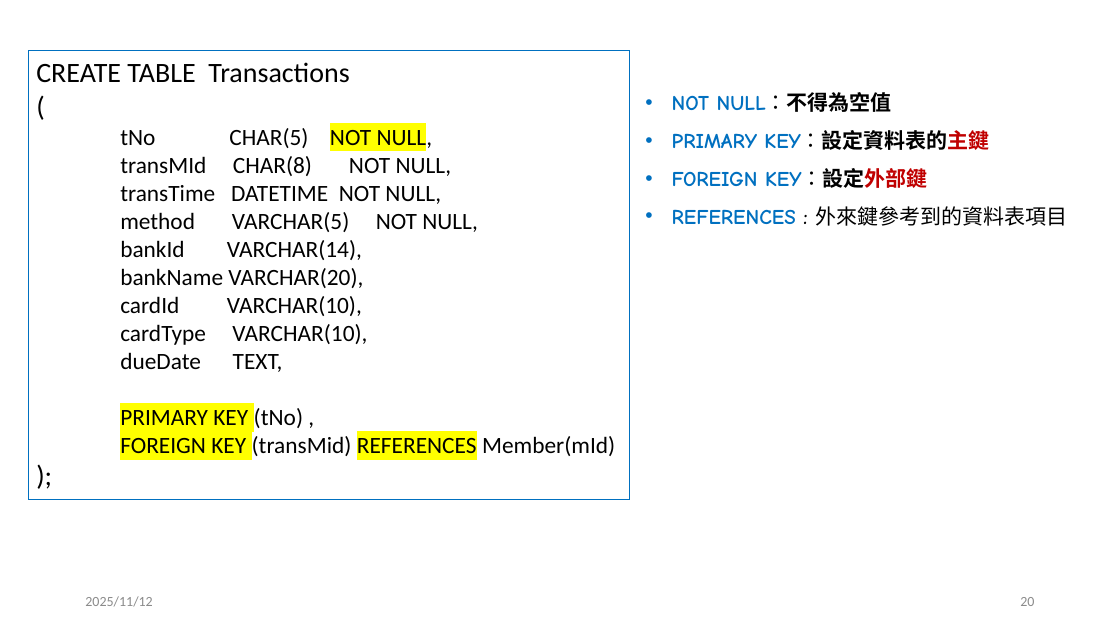
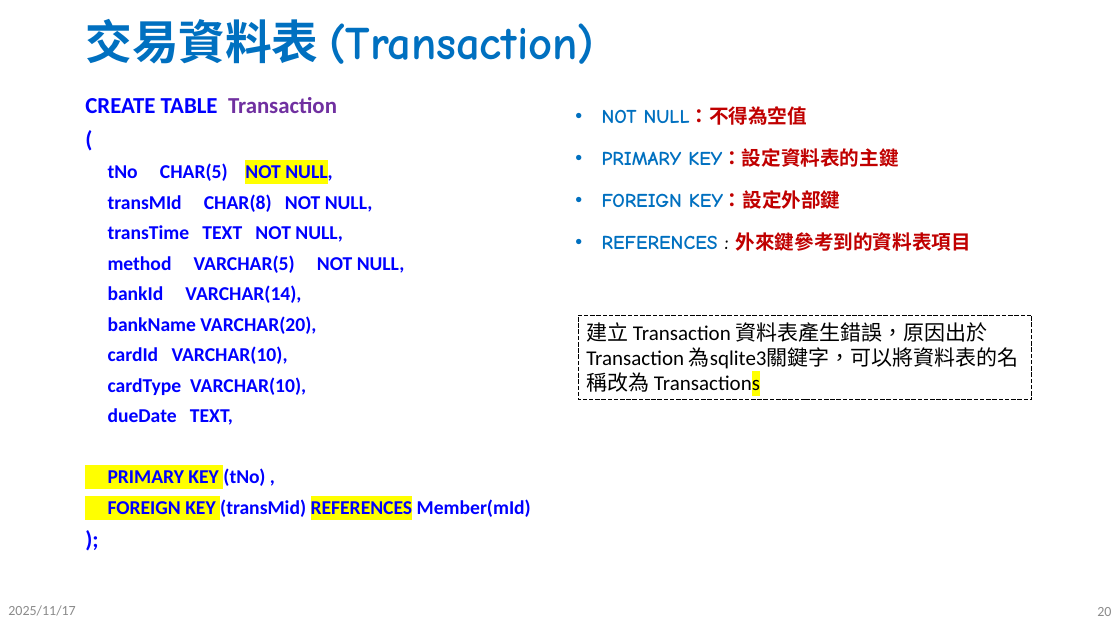
Before and after one commit to jc7qx/2025DB, a slide deck: slide 20 of slides/w10SQL1.pptx. Drawn at 1120x630 pixels with LibreOffice and Linux fonts; fonts in the diff are those of the drawing. Boxes give left, top, right and bottom in pixels: in the first picture for what was removed or moved away, otherwise in the second. Text is boxed around its words. In the diff, an @@ line names an element or a change of style, - is before the commit and + after.

```diff
--- a/slides/w10SQL1.pptx
+++ b/slides/w10SQL1.pptx
@@ title added at <box>85,19,594,64</box>, 40 pt, text #0070C0, bold @@
+交易資料表 (Transaction)
@@ text "CREATE TABLE Transaction": place and size @@
-text "CREATE TABLE Transaction" at <box>28,50,630,500</box>
+text "CREATE TABLE Transaction" at <box>85,97,531,520</box>
@@ text "CREATE TABLE Transaction" at <box>85,97,531,520</box>: outline #0070C0 0.75 pt to none @@
@@ text at <box>85,97,337,113</box>: text changed; size 24 to 19.6 pt; text colour #000000 to #0000FF; bold on @@
-CREATE TABLE Transactions
+CREATE TABLE Transaction
@@ text "NOT NULL：不得為空值": place and size @@
-text "NOT NULL：不得為空值" at <box>672,92,1067,226</box>
+text "NOT NULL：不得為空值" at <box>602,106,971,251</box>
@@ text "NOT NULL：不得為空值" at <box>602,106,971,251</box>: size 18 to 16.8 pt; text colour #000000 to #C00000, bold on in "NULL：不得為空值", "KEY：設定資料表的主鍵", "KEY：設定外部鍵", "外來鍵參考到的資料表項目"; line spacing 1.5 to 1.3; more space between paragraphs @@
@@ text at <box>108,162,531,520</box>: size 24 to 19.6 pt in "(", ");"; text colour #000000 to #0000FF, bold on in "(", "tNo CHAR(5) NOT NULL,", "transMId CHAR(8) NOT NULL,", "method VARCHAR(5) NOT NULL," and 8 more places; size 20 to 16.8 pt in "tNo CHAR(5) NOT NULL,", "transMId CHAR(8) NOT NULL,", "method VARCHAR(5) NOT NULL,", "bankId VARCHAR(14)," and 6 more places; line spacing 1 to 0.8; more space between paragraphs @@
@@ text at <box>108,225,343,242</box>: text changed; size 20 to 16.8 pt; text colour #000000 to #0000FF; bold on @@
-transTime DATETIME NOT NULL,
+transTime TEXT NOT NULL,
@@ rectangle added at <box>578,315,1032,400</box>, outline #000000 0.75 pt dashed, 18 pt, text #000000 @@
+建立 Transaction 資料表產生錯誤，原因出於 Transaction 為sqlite3關鍵字，可以將資料表的名稱改為 Transactions
@@ page number: place and size @@
-page number at <box>1020,597,1034,606</box>
+page number at <box>1097,607,1111,616</box>
@@ text at <box>8,605,75,616</box>: text changed @@
-2025/11/12
+2025/11/17
```
Also in this commit, not shown: 38 other slides changed, 9 slides added, 19 slides removed, 3 other files.
